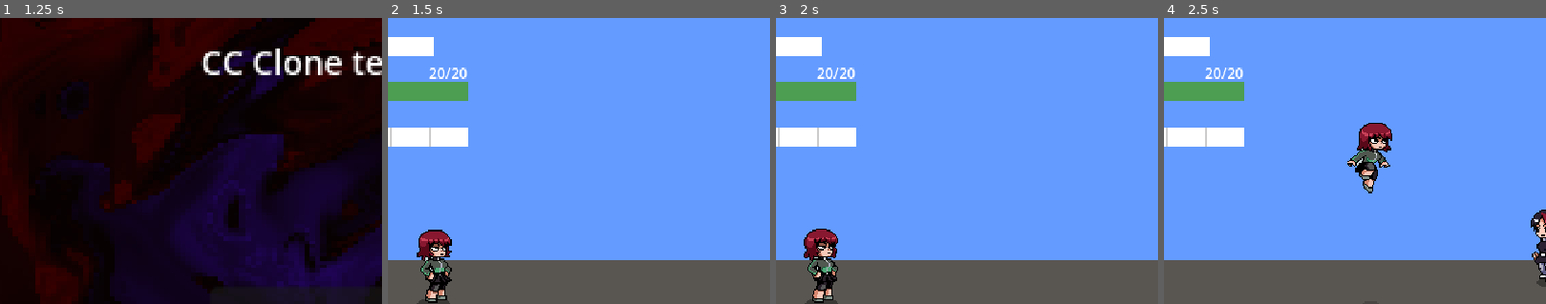
Above: before the commit, frames 1-4 (left to right).
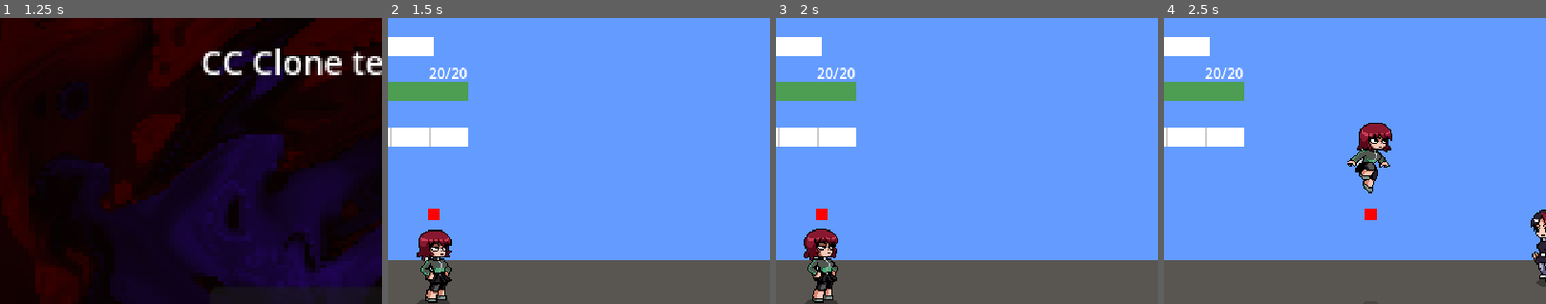
Above: after the commit, the same moments.

Repository: WarrenWarrens/CC
Game: Godot game, scene res://MainMenu/MainMenu.tscn
The game is run twice, just before and just after one commit, with the same random seed, the same clock (stepped at 60 frames per second) and the same inputs.
Inputs (mouse positions are % of the whole screen's width and height, from its top left):
- Up to frame 1 (1.25 s): click "Levels" at 0.5 s
- Up to frame 2 (1.5 s): click "Test Level Two" at 1.25 s
- Up to frame 3 (2 s): no input
- Up to frame 4 (2.5 s): tap Enter (ui_accept) at 2, 2.27 s; move the mouse to (72, 45) at 2.02 s; press the mouse at (72, 45) at 2.03 s; hold D (right) from 2.03 s (still down); tap R (aim) at 2.1 s
The pictures show only the part of the screen within x 10-60%, y 0-50%; the shares and areas given below are measured in that part.

Frame 1 is identical in both runs. In frame 2, 0.1% of the frame differs, in the area x 10-14%, y 66-71%; in frame 3, 0.1%; in frame 4, 0.1%, in the area x 52-56%, y 66-71%.

Commit message:
Added basic Yakuza fighting style switch

Diff:
--- a/Scenes/Player.tscn
+++ b/Scenes/Player.tscn
@@ -523,6 +523,12 @@
 energy = 1.5
 texture = SubResource("GradientTexture2D_7a8fh")
 
+[node name="StyleIndicator" type="ColorRect" parent="Visuals" unique_id=1044328470]
+offset_left = -5.0
+offset_top = -80.0
+offset_right = 5.0
+offset_bottom = -70.0
+
 [node name="Camera2D" type="Camera2D" parent="." unique_id=1772076250]
 limit_left = 0
 limit_top = -10000
--- a/Script/Player.gd
+++ b/Script/Player.gd
@@ -1,5 +1,7 @@
 
 extends Walker
+enum FightingStyle { RED, BLUE, YELLOW, PURPLE }
+var current_style = FightingStyle.RED
 enum State { NORMAL, JUMPING, PUNCHING, GUARDING, DODGING, STUNNED, AIMING }
 var current_state = State.NORMAL
 
@@ -27,7 +29,7 @@
 
 @onready var aim_ray = $Visuals/AimRay
 @onready var laser_line = $Visuals/AimRay/LaserLine
-
+@onready var style_indicator = $Visuals/StyleIndicator
 @onready var body_sprite = $Visuals/Body
 @onready var visuals = $Visuals
 @onready var hitbox = $Visuals/Hitbox
@@ -58,6 +60,8 @@
 	aim_ray.add_exception(self)
 	laser_glow.visible = false
 	hit_light.visible = false
+
+	switch_style(FightingStyle.RED)
 
 func _physics_process(delta):
 	if current_state != State.JUMPING and altitude <= 0.0:
@@ -152,23 +156,6 @@
 
 
 func take_damage(amount, knockback_dir):
-	#if current_state == State.DODGING:
-		#return
-	#elif current_state == State.GUARDING:
-		#PlayerStats.take_damage(ceili(amount / 2.0))
-		#hitbox.set_deferred("monitoring", false)
-		#velocity = knockback_dir * 75
-		#PlayerStats.use_stamina(2)
-#
-		#return
-	#else:
-		#hitbox.set_deferred("monitoring", false)
-		#current_state = State.STUNNED
-		#body_sprite.play("Stun")
-		#velocity = knockback_dir * 200
-		#get_tree().create_timer(0.5).timeout.connect(func(): current_state = State.NORMAL)
-		#PlayerStats.take_damage(amount)
-
 	if is_invincible or current_state == State.DODGING:
 		return
 	elif current_state == State.GUARDING:
@@ -225,50 +212,7 @@
 	if current_state == State.PUNCHING and body_sprite.animation == "Attack":
 		hitbox.set_deferred("monitoring", body_sprite.frame in HIT_FRAMES)
 
-#func handle_aiming(delta):
-	#velocity = Vector2.ZERO
-	#move_and_slide()
-	#
-	#laser_line.visible = true
-	#aim_ray.enabled = true
-	#laser_glow.visible = true
-#
-	#body_sprite.play("Idle")
-	#
-	#var input_x = Input.get_axis("left", "right")
-	#if input_x != 0:
-		#facing_direction.x = sign(input_x)
-		#visuals.scale.x = facing_direction.x
-		#
-	#var input_y = Input.get_axis("up", "down")
-	#aim_angle += input_y * AIM_SPEED * delta
-	#aim_angle = clamp(aim_angle, -MAX_AIM_ANGLE, MAX_AIM_ANGLE)
-	#aim_ray.rotation = aim_angle
-#
-	#if aim_ray.is_colliding():
-		#var hit_point = aim_ray.to_local(aim_ray.get_collision_point())
-		#laser_line.set_point_position(1, Vector2(hit_point.x, 0))
-#
-		## Position the LaserGlow halfway down the active laser beam so it hugs the beam
-		#laser_glow.position = hit_point / 2.0
-		## Optional: scale the light's range or texture scale based on distance if you want it to look tighter
-#
-		## Move the HitLight to the exact point of impact and turn it on
-		#hit_light.position = hit_point
-		#hit_light.visible = true
-	#else:
-		#laser_line.set_point_position(1, Vector2(500, 0))
-#
-		## If not colliding, put the glow light halfway down the maximum 500px beam length
-		#laser_glow.position = Vector2(250, 0)
-#
-		## Turn off the HitLight if we are aiming at empty space
-		#hit_light.visible = false
-#
-	#if Input.is_action_just_pressed("aim"):
-		#exit_aim()
-	#elif Input.is_action_pressed("punch"):
-		#shoot()
+
 func handle_aiming(delta):
 	velocity = Vector2.ZERO
 	move_and_slide()
@@ -289,20 +233,16 @@
 	aim_angle = clamp(aim_angle, -MAX_AIM_ANGLE, MAX_AIM_ANGLE)
 	aim_ray.rotation = aim_angle
 
-	# CRITICAL: Force the raycast to calculate its new collision point right now
 	aim_ray.force_raycast_update()
 
 	if aim_ray.is_colliding():
 		var hit_point = aim_ray.to_local(aim_ray.get_collision_point())
 		laser_line.set_point_position(1, Vector2(hit_point.x, 0))
 
-		# FIX 1: Force the offset to 0 so the light stays perfectly centered
 		laser_glow.offset = Vector2.ZERO
 
-		# Position it exactly halfway down the beam
 		laser_glow.position = Vector2(hit_point.x / 2.0, 0)
 
-		# FIX 2: Dynamically read the texture width so the stretch math is flawless
 		var glow_width = laser_glow.texture.get_width()
 		laser_glow.scale.x = hit_point.x / float(glow_width)
 
@@ -351,3 +291,29 @@
 func _input(event):
 	if current_state == State.AIMING and event is InputEventMouseMotion:
 		aim_angle += event.relative.y * 0.005
+	if event is InputEventKey and event.pressed and not event.echo:
+		if event.keycode == KEY_1:
+			switch_style(FightingStyle.RED)
+		elif event.keycode == KEY_2:
+			switch_style(FightingStyle.BLUE)
+		elif event.keycode == KEY_3:
+			switch_style(FightingStyle.YELLOW)
+		elif event.keycode == KEY_4:
+			switch_style(FightingStyle.PURPLE)
+
+func switch_style(new_style):
+	current_style = new_style
+
+	match current_style:
+		FightingStyle.RED:
+			style_indicator.color = Color.RED
+			print("STYLE: Switched to RED (Brawler)")
+		FightingStyle.BLUE:
+			style_indicator.color = Color.BLUE
+			print("STYLE: Switched to BLUE (Rush)")
+		FightingStyle.YELLOW:
+			style_indicator.color = Color.YELLOW
+			print("STYLE: Switched to YELLOW (Beast)")
+		FightingStyle.PURPLE:
+			style_indicator.color = Color.PURPLE
+			print("STYLE: Switched to PURPLE (Dragon)")
